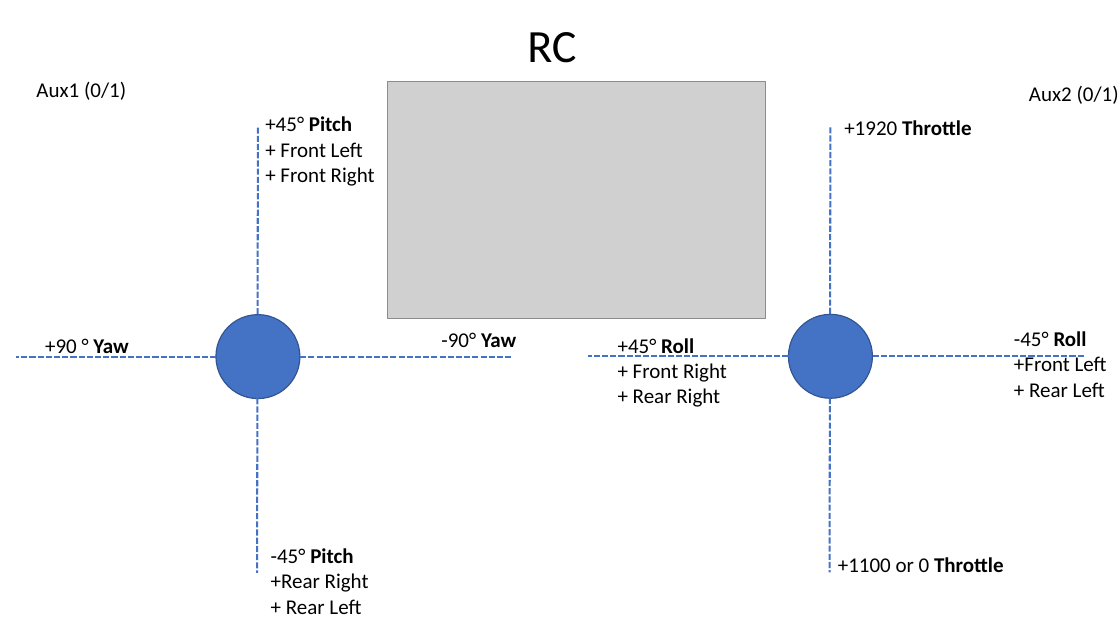
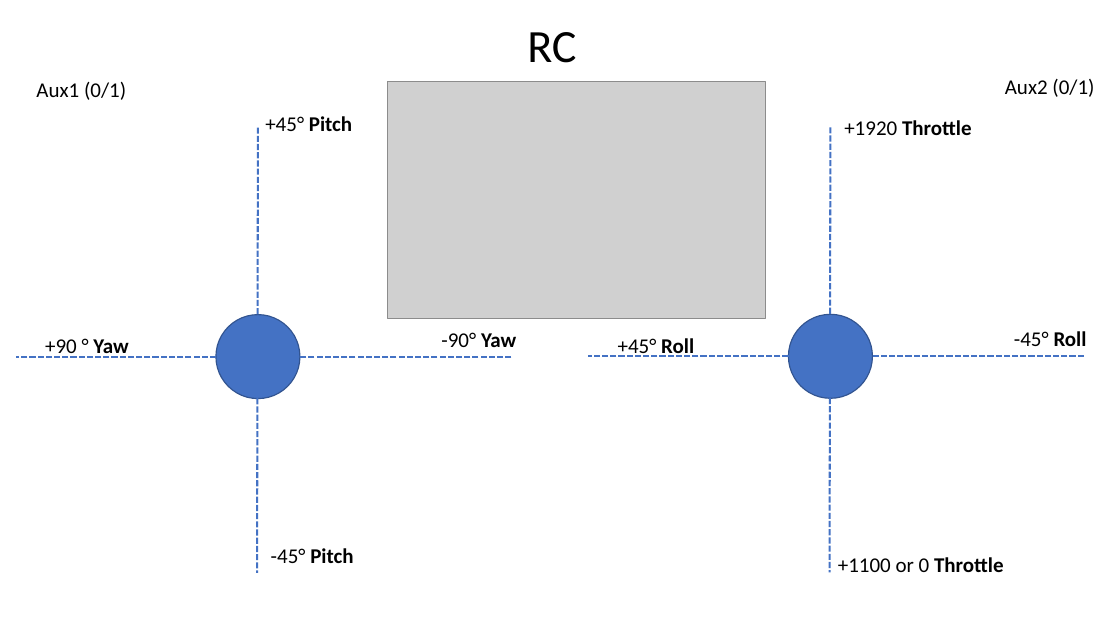
Before and after one commit to RobotEdh/RobotMicroControl, a slide deck: slide 8 of libraries/Diagramm Drone3.pptx. Drawn at 1120x630 pixels with LibreOffice and Linux fonts; fonts in the diff are those of the drawing; grey boxes stand for pictures. Boxes give left, top, right and bottom in pixels: in the first picture for what was removed or moved away, otherwise in the second. Text is boxed around its words. In the diff, an @@ line names an element or a change of style, - is before the commit and + after.

```diff
--- a/libraries/Diagramm Drone3.pptx
+++ b/libraries/Diagramm Drone3.pptx
@@ text "Aux2 (0/1)": place and size @@
-text "Aux2 (0/1)" at [1029,86,1119,104]
+text "Aux2 (0/1)" at [1005,79,1094,97]
@@ text at [280,142,375,186]: paragraphs removed @@
-+ Front Left
-+ Front Right
@@ text at [1014,355,1107,397]: paragraphs removed @@
-+Front Left
-+ Rear Left
@@ text at [633,363,727,407]: paragraphs removed @@
-+ Front Right
-+ Rear Right
@@ text at [271,573,369,614]: paragraphs removed @@
-+Rear Right
-+ Rear Left
```
Also in this commit, not shown: 11 other slides changed, 2 slides added, 3 slides removed, 10 other files.
